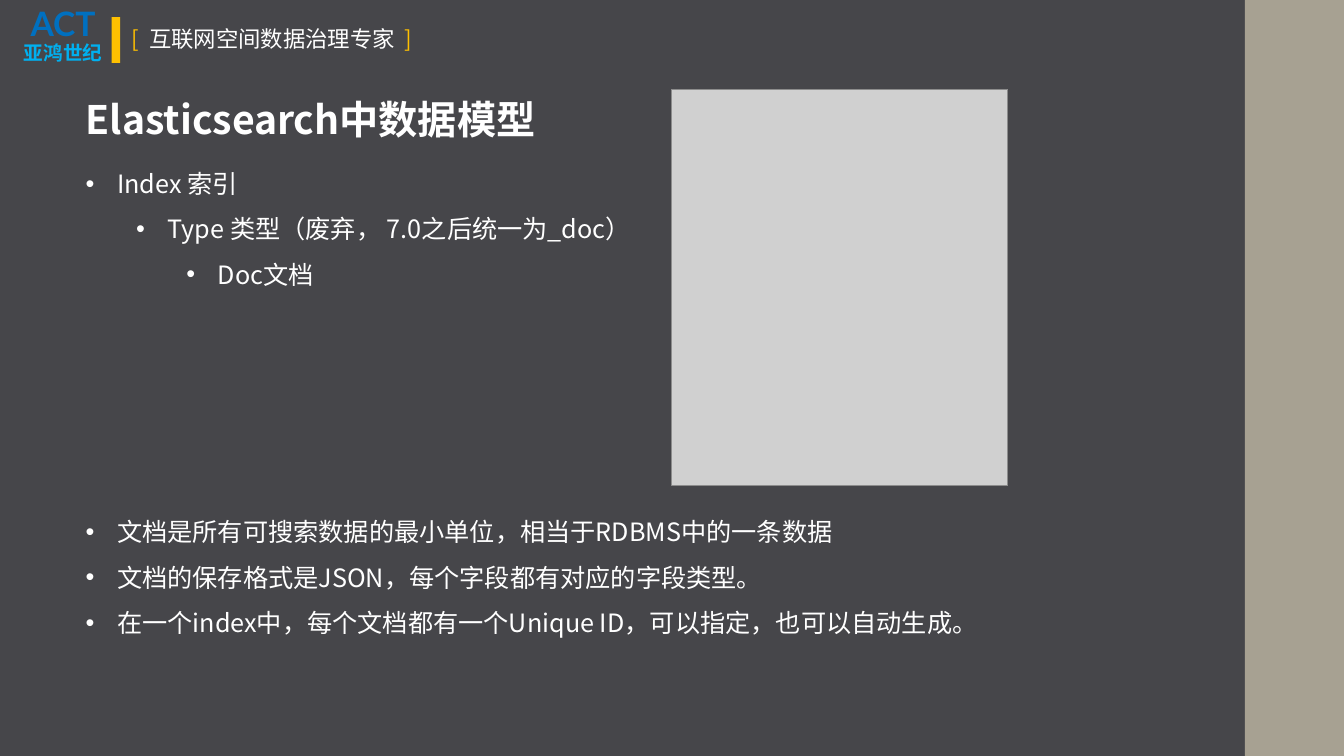
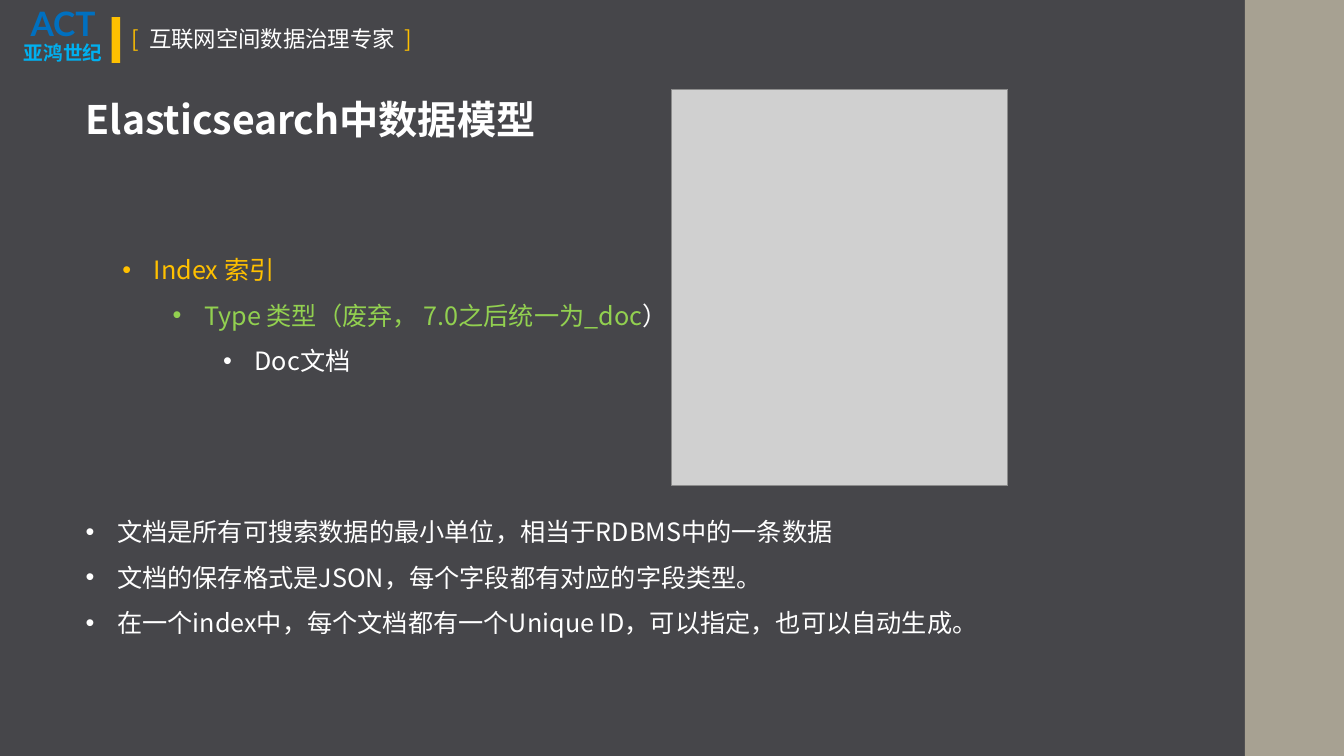
Before and after one commit to VincentMLiu/BigMingNotes, a slide deck: slide 15 of Memory Palace/Elasticsearch/ElasticSearch基本原理.pptx (slide 16 before the commit). Drawn at 1344x756 pixels with LibreOffice and Linux fonts; fonts in the diff are those of the drawing; grey boxes stand for pictures. Boxes give left, top, right and bottom in pixels: in the first picture for what was removed or moved away, otherwise in the second. Text is boxed around its words. In the diff, an @@ line names an element or a change of style, - is before the commit and + after.

```diff
--- a/Memory Palace/Elasticsearch/ElasticSearch基本原理.pptx
+++ b/Memory Palace/Elasticsearch/ElasticSearch基本原理.pptx
@@ text "Index 索引": place and size @@
-text "Index 索引" at box(117, 172, 631, 286)
+text "Index 索引" at box(154, 258, 668, 372)
@@ text at box(154, 258, 668, 331): text colour #FFFFFF to #FFC000 in "Index 索引"; text colour #FFFFFF to #92D050 in "Type 类型（废弃， 7.0之后统一为_doc）" @@
```
Also in this commit, not shown: 12 other slides changed, 24 slides added, 6 slides removed, 25 other files.
